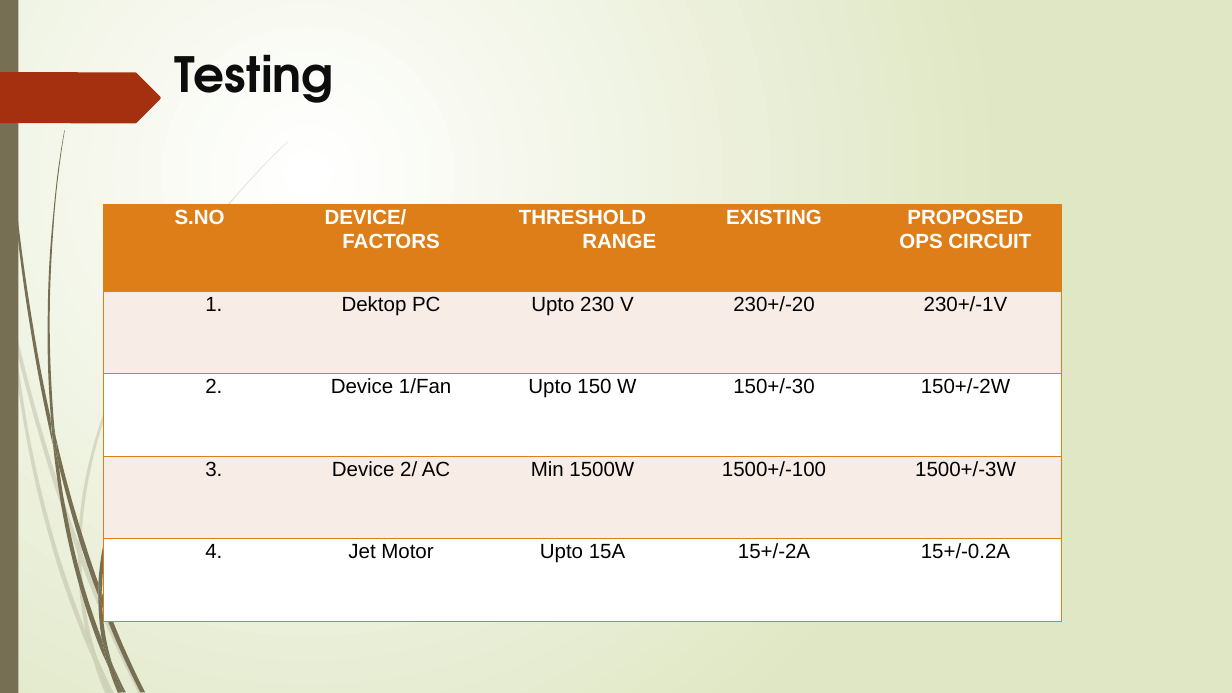
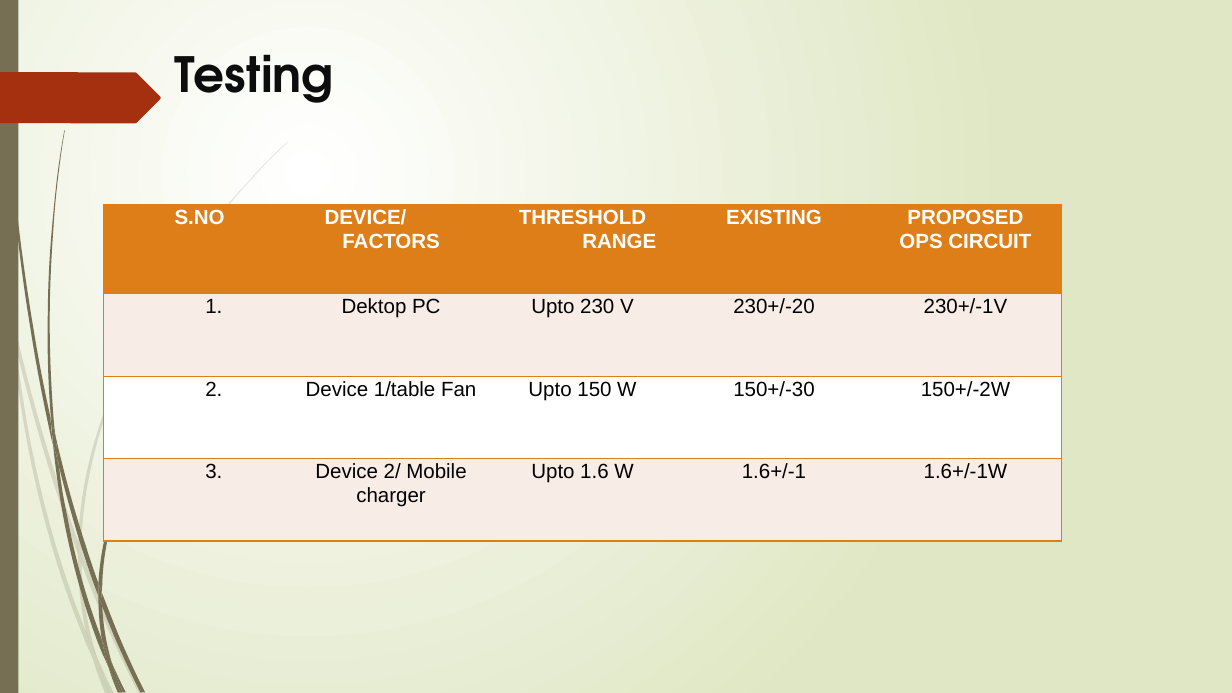
Before and after one commit to preethisheks4m/Batch-1-Smart-Energy-Monitor-App, a slide deck: slide 16 of Documents/B1 ppt.pptx. Drawn at 1232x693 pixels with LibreOffice and Linux fonts; fonts in the diff are those of the drawing. Boxes give left, top, right and bottom in pixels: in the first picture for what was removed or moved away, otherwise in the second. Text is boxed around its words. In the diff, an @@ line names an element or a change of style, - is before the commit and + after.

```diff
--- a/Documents/B1 ppt.pptx
+++ b/Documents/B1 ppt.pptx
@@ table at [104, 204, 1060, 541] @@
-row 3: 2. | Device 1/Fan | Upto 150 W | 150+/-30 | 150+/-2W
-row 4: 3. | Device 2/ AC | Min 1500W | 1500+/-100 | 1500+/-3W
-row 5: 4. | Jet Motor | Upto 15A | 15+/-2A | 15+/-0.2A
+row 3: 2. | Device 1/table Fan | Upto 150 W | 150+/-30 | 150+/-2W
+row 4: 3. | Device 2/ Mobile charger | Upto 1.6 W | 1.6+/-1 | 1.6+/-1W
```
Also in this commit, not shown: 12 other slides changed, 2 slides added.
